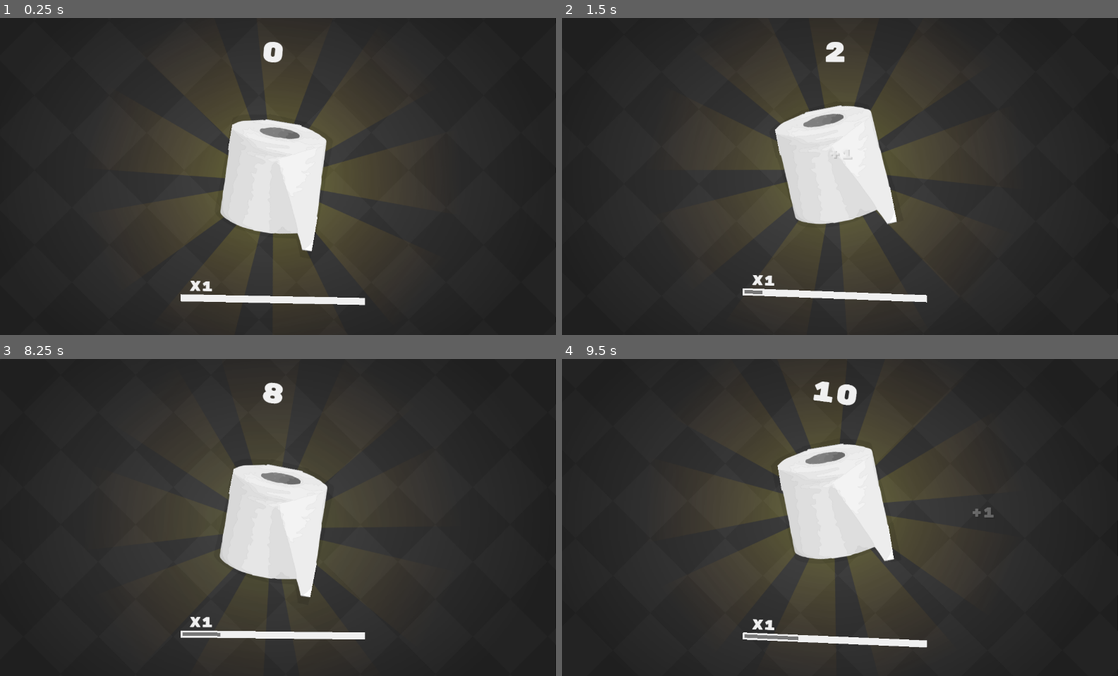
Above: before the commit, frames 1-4 (two rows, left to right).
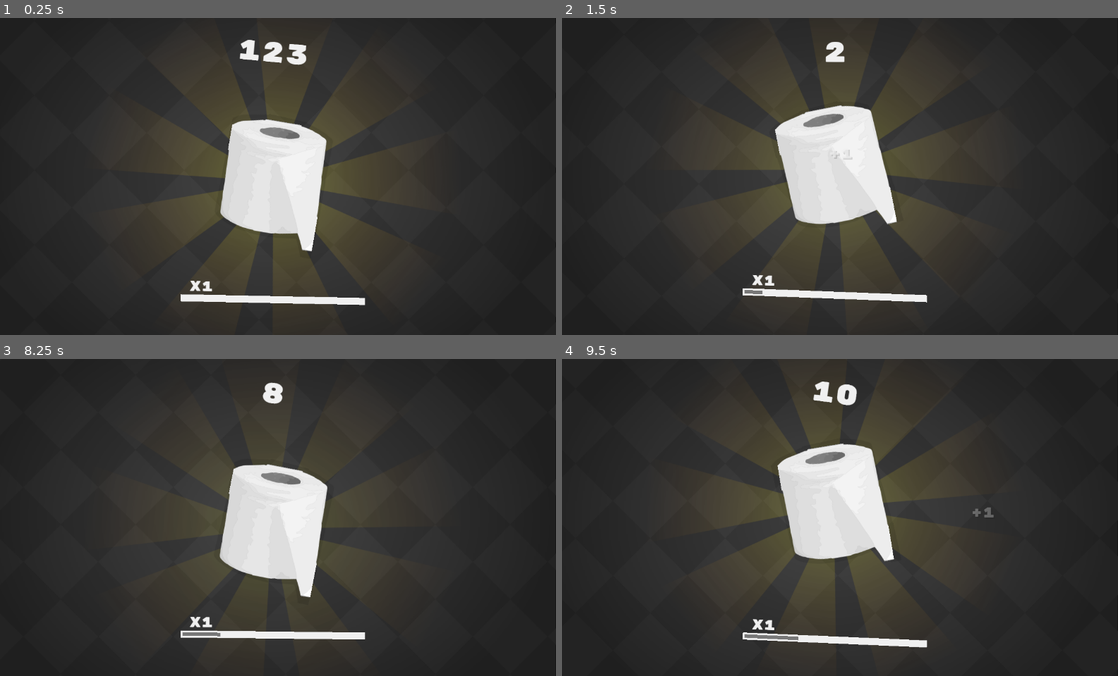
Above: after the commit, the same moments.

Repository: magwoo/PaperClicker
Game: Godot game, scene res://gameplay/game.tscn
Same seed, same stepped clock (60 frames per second), same inputs: the game is played once before the commit and once after it. The engine's default icon, where the game draws it, is replaced by a stand-in: a white triangle on a blue panel in a dark square.
Inputs (mouse positions are in pixels of both pictures, inside the frame that each line leads up to):
- Up to frame 1 (0.25 s): no input
- Up to frame 2 (1.5 s): click (834, 176) at 0.5 s; click (834, 176) at 1.25 s
- Up to frame 3 (8.25 s): click (272, 517) at 2 s; move the mouse to (400, 501) at 2.77 s; tap Space at 3.02, 3.77, 5.27, 6.02, 6.77 s; move the mouse to (161, 533) at 3.52 s; move the mouse to (328, 447) at 4.27 s; move the mouse to (244, 580) at 5.02 s; move the mouse to (444, 565) at 5.77 s; move the mouse to (105, 469) at 6.52 s; move the mouse to (300, 517) at 7.27 s; move the mouse to (189, 438) at 8.02 s
- Up to frame 4 (9.5 s): tap Space at 8.27, 9.02 s; move the mouse to (962, 501) at 8.77 s

The runs differ from the first frame. In frame 1, 0.4% of the frame differs, in the area x 43-56%, y 6-15%; in frame 2, nothing differs; in frame 3, less than 0.1%; in frame 4, nothing differs.
Error after the commit: Invalid get index 'player' (on base: 'Nil'). (res://global/data.gd:14)

Commit message:
added data sync methods

Diff:
--- a/global/data.gd
+++ b/global/data.gd
@@ -4,14 +4,33 @@
 signal scores_changed(scores)
 signal score_added(scores)
 
-const ITEMS_COUNT: int = 12
+var scores: int = 0 setget set_scores
+var paper_per_second: int = 0
+var paper_per_click: int = 1
+var last_item: int = 0
 
-var scores: int = 0 setget set_scores, get_scores
-var open_items: Array = []
+
+func _init() -> void:
+	SDK.player.connect('player_ready', self, 'load_data')
 
 
 func _ready() -> void:
-	for i in ITEMS_COUNT: open_items.append(0)
+	pass
+
+
+func load_data() -> void:
+	scores = SDK.player.get_data('scores', scores)
+	paper_per_second = SDK.player.get_data('paper_per_second', paper_per_second)
+	paper_per_click = SDK.player.get_data('paper_per_click', paper_per_click)
+	last_item = SDK.player.get_data('last_item', last_item)
+
+
+func sync_data() -> void:
+	SDK.player.set_data('paper_per_second', paper_per_second)
+	SDK.player.set_data('paper_per_click', paper_per_click)
+	SDK.player.set_data('last_item', last_item)
+	SDK.player.set_data('scores', scores)
+	SDK.player.sync_data()
 
 
 func add_score(value: int = 1) -> void:
@@ -22,7 +41,3 @@
 func set_scores(value: int) -> void:
 	scores = value
 	emit_signal('scores_changed', scores)
-
-
-func get_scores() -> int:
-	return scores
--- a/global/events.gd
+++ b/global/events.gd
@@ -1,3 +1,4 @@
 extends Node
 
 signal spawn_temp_node(node)
+signal update_items()
--- /dev/null
+++ b/menu/shop/button/click_item.gd
@@ -0,0 +1,8 @@
+extends ShopButton
+
+
+onready var points: Label = $Icon/Points
+
+
+func _ready() -> void:
+	pass
--- /dev/null
+++ b/menu/shop/button/click_item.tscn
@@ -0,0 +1,20 @@
+[gd_scene load_steps=5 format=2]
+
+[ext_resource path="res://menu/shop/button/shop_button.tscn" type="PackedScene" id=1]
+[ext_resource path="res://resources/fonts/rubik.ttf" type="DynamicFontData" id=2]
+[ext_resource path="res://menu/shop/button/click_item.gd" type="Script" id=3]
+
+[sub_resource type="DynamicFont" id=1]
+size = 48
+font_data = ExtResource( 2 )
+
+[node name="ClickItem" instance=ExtResource( 1 )]
+script = ExtResource( 3 )
+
+[node name="Points" type="Label" parent="Icon" index="0"]
+anchor_right = 1.0
+anchor_bottom = 1.0
+custom_fonts/font = SubResource( 1 )
+text = "+1"
+align = 1
+valign = 1
--- a/menu/shop/shop.gd
+++ b/menu/shop/shop.gd
@@ -17,7 +17,6 @@
 func _ready() -> void:
 	self.rect_min_size.x = 0.0
 	self.modulate.a = 0.0
-	assert(Data.ITEMS_COUNT == button_container.get_child_count(), 'Update const!')
 	self.add_child(tween)
 	close()
 
